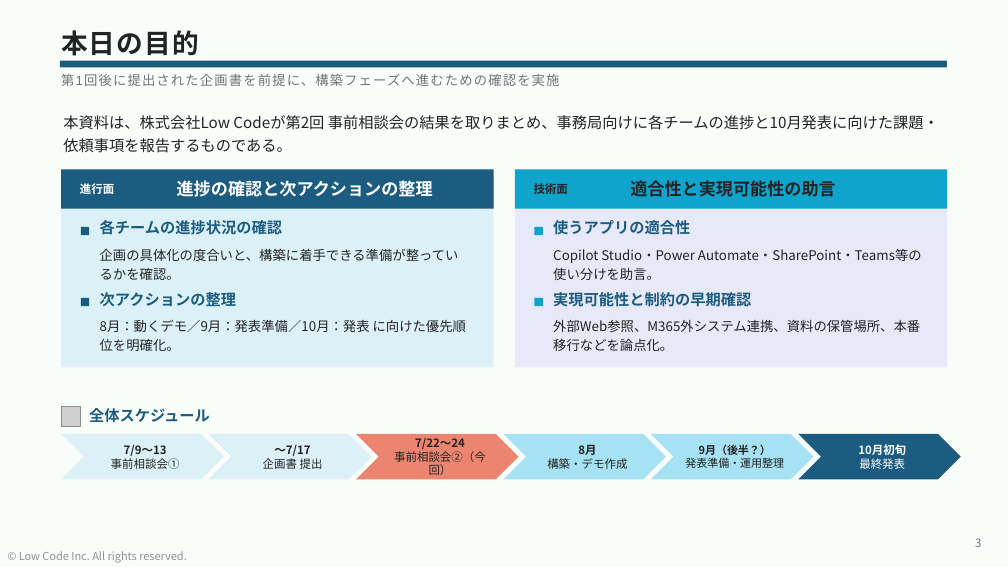
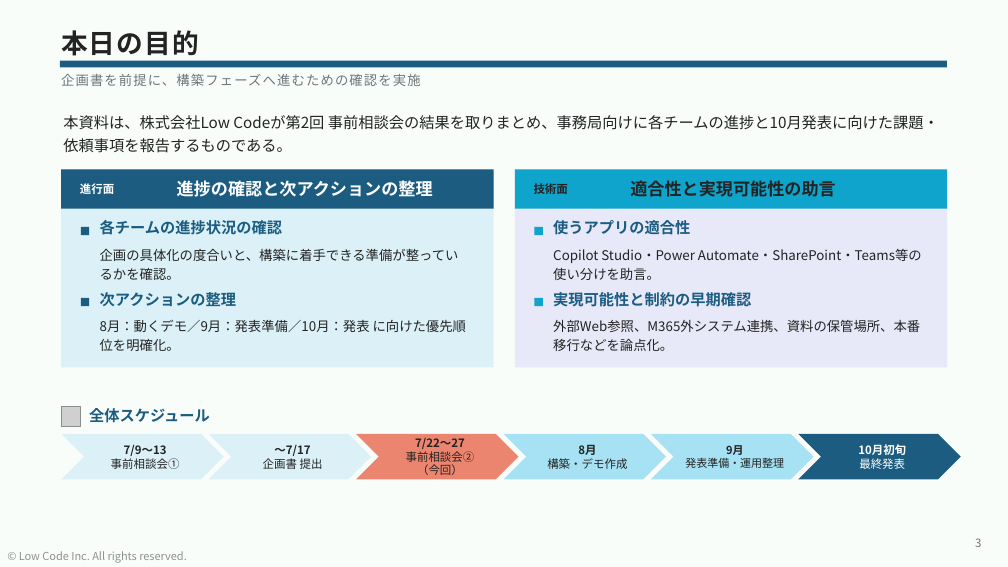
Before and after one commit to takuyanakamura881awc-beep/awc-naka881-repo, a slide deck: slide 3 of reports/CopilotStudio_ハッカソン_事前相談会②_状況報告_20260729.pptx. Drawn at 1008x567 pixels with LibreOffice and Linux fonts; fonts in the diff are those of the drawing; grey boxes stand for pictures. Boxes give left, top, right and bottom in pixels: in the first picture for what was removed or moved away, otherwise in the second. Text is boxed around its words. In the diff, an @@ line names an element or a change of style, - is before the commit and + after.

```diff
--- a/reports/CopilotStudio_ハッカソン_事前相談会②_状況報告_20260729.pptx
+++ b/reports/CopilotStudio_ハッカソン_事前相談会②_状況報告_20260729.pptx
@@ text at box(61, 74, 421, 86): text changed @@
-第1回後に提出された企画書を前提に、構築フェーズへ進むための確認を実施
+企画書を前提に、構築フェーズへ進むための確認を実施
@@ text in chevron at box(406, 438, 475, 475): text changed @@
-7/22〜24
-事前相談会②（今回）
+7/22〜27
+事前相談会②
+（今回）
@@ text in chevron at box(726, 445, 743, 455): text changed @@
-9月（後半？）
+9月
```
Also in this commit, not shown: 6 other slides changed, 1 other file.
